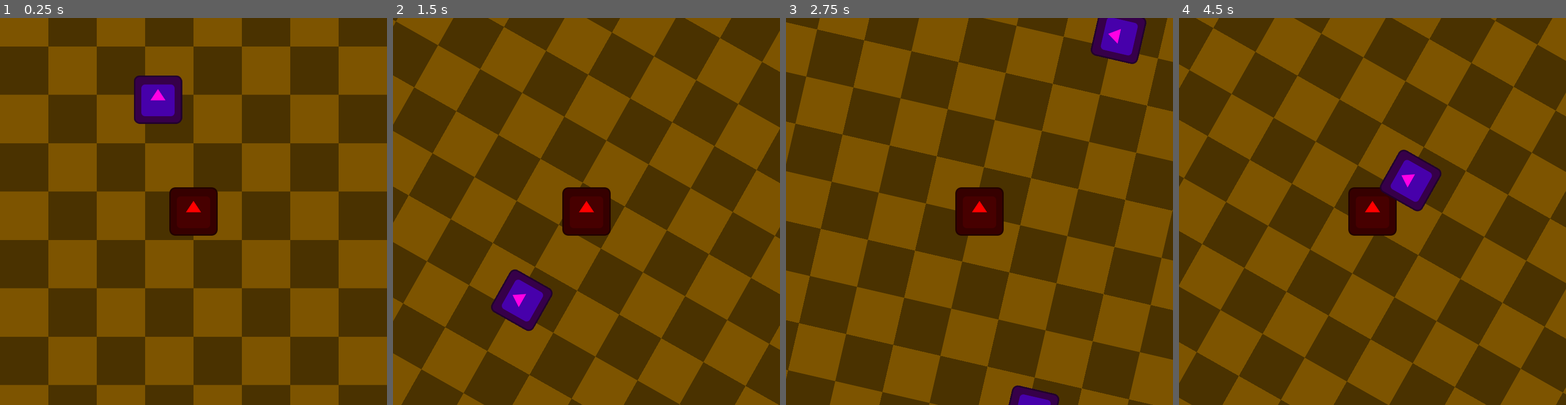
Above: before the commit, frames 1-4 (left to right).
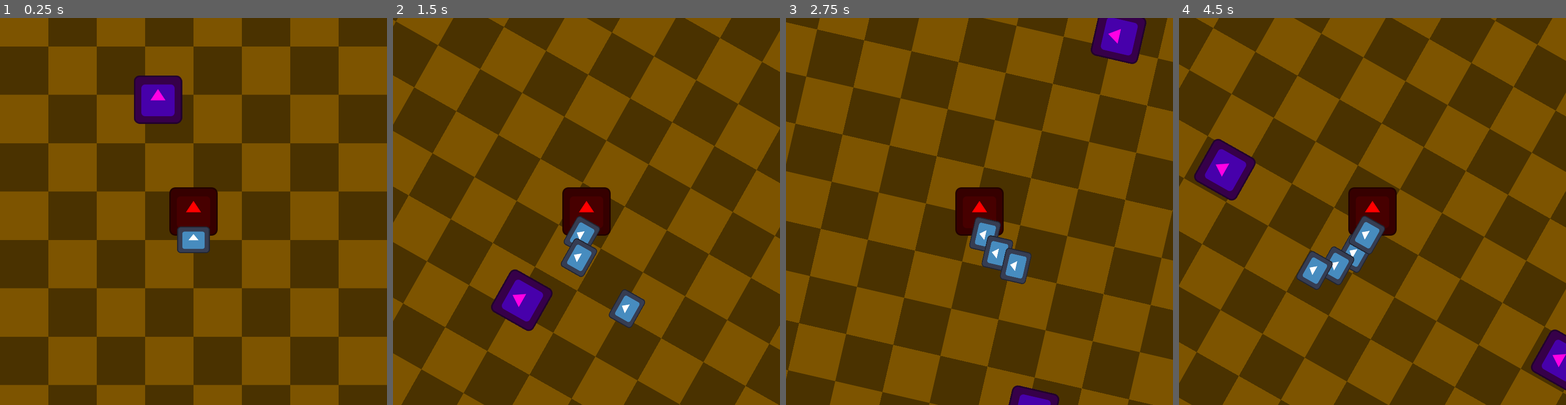
Above: after the commit, the same moments.

Repository: jaymehta-g/snake-game
Game: Godot game, scene res://game/main.tscn
The game is run twice, just before and just after one commit, with the same random seed, the same clock (stepped at 60 frames per second) and the same inputs. The engine's default icon, where the game draws it, is replaced by a stand-in: a white triangle on a blue panel in a dark square.
Inputs:
- Up to frame 1 (0.25 s): no input
- Up to frame 2 (1.5 s): hold Right (ui_right) 0.53-1.28 s; hold Left (ui_left) from 1.28 s (still down)
- Up to frame 3 (2.75 s): release Left (ui_left) at 2.03 s; hold Right (ui_right) from 2.03 s (still down)
- Up to frame 4 (4.5 s): release Right (ui_right) at 3.53 s; hold Left (ui_left) from 3.53 s (still down)

The runs differ from the first frame. In frame 1, 0.6% of the frame differs, in the area x 45-55%, y 53-61%; in frame 2, 1.6%; in frame 3, 1.5%; in frame 4, 5.9%, in the area x 3-100%, y 31-97%.
Error before the commit: Invalid assignment of property or key 'steps_behind' with value of type 'int' on a base object of type 'Node2D'. (res://entity/player/player.gd:32)

Commit message:
fruit picking, fail detection, all working now

Diff:
--- a/entity/player/ball.tscn
+++ b/entity/player/ball.tscn
@@ -5,11 +5,9 @@
 [sub_resource type="CircleShape2D" id="CircleShape2D_6u30c"]
 radius = 48.0937
 
-[node name="Ball" type="CharacterBody2D"]
+[node name="Ball" type="CollisionShape2D"]
+shape = SubResource("CircleShape2D_6u30c")
 
 [node name="Sprite2D" type="Sprite2D" parent="."]
 scale = Vector2(0.671875, 0.546875)
 texture = ExtResource("1_p2wcq")
-
-[node name="CollisionShape2D" type="CollisionShape2D" parent="."]
-shape = SubResource("CircleShape2D_6u30c")
--- a/entity/player/player.gd
+++ b/entity/player/player.gd
@@ -14,10 +14,13 @@
 
 var angle := 0.0 # radians
 
+var score := 0
+
 @onready var history_timer: Timer = $HistoryTimer
 @onready var sprite: Sprite2D = $Sprite2D
 @onready var snake: Node2D = $Snake
 @onready var camera: Camera2D = $Camera2D
+@onready var hurtbox: Area2D = $Hurtbox
 
 func _ready() -> void:
 	for i in range(HISTORY_LEN):
@@ -26,6 +29,8 @@
 	history_timer.wait_time = history_delay
 
 	SignalBus.fruit.connect(_on_fruit)
+
+	hurtbox.body_entered.connect(_on_hurtbox)
 
 	for i in range(3):
 		var n := snake_scn.instantiate()
@@ -65,10 +70,20 @@
 	history[history_idx] = position
 
 func _on_fruit() -> void:
+	score += 1
+	print_debug("score: %d" % score)
 	for i in range(3):
 		for n: SnakePart in snake.get_children():
 			n.steps_behind += 1
 		var n := snake_scn.instantiate()
 		n.steps_behind = 1
-		snake.add_child(n)
+		snake.add_child.call_deferred(n)
 		await get_tree().create_timer(0.3).timeout
+
+func _on_hurtbox(n: Node2D) -> void:
+	if not n is SnakePart:
+		return
+	var part: SnakePart = n
+	if part.steps_behind < 5:
+		return
+	print_debug("fail")
--- a/entity/player/player.tscn
+++ b/entity/player/player.tscn
@@ -1,23 +1,27 @@
-[gd_scene load_steps=5 format=3 uid="uid://bu3qhc622ljm2"]
+[gd_scene load_steps=6 format=3 uid="uid://bu3qhc622ljm2"]
 
 [ext_resource type="Script" path="res://entity/player/player.gd" id="1_oranl"]
 [ext_resource type="PackedScene" uid="uid://ctsg1it2ik60a" path="res://entity/player/snake-part.tscn" id="2_pn16k"]
 [ext_resource type="Texture2D" uid="uid://bk2w8pagry5wv" path="res://icon.svg" id="3_a7lhs"]
 
 [sub_resource type="CircleShape2D" id="CircleShape2D_re1h1"]
-radius = 47.676
+radius = 64.0
+
+[sub_resource type="CircleShape2D" id="CircleShape2D_b1wyy"]
+radius = 45.0
 
 [node name="Player" type="CharacterBody2D"]
 collision_layer = 3
 script = ExtResource("1_oranl")
 snake_scn = ExtResource("2_pn16k")
 
-[node name="CollisionShape2D" type="CollisionShape2D" parent="."]
-shape = SubResource("CircleShape2D_re1h1")
-
 [node name="Sprite2D" type="Sprite2D" parent="."]
 modulate = Color(1, 0, 0, 1)
 texture = ExtResource("3_a7lhs")
+
+[node name="CollisionShape2D" type="CollisionShape2D" parent="."]
+shape = SubResource("CircleShape2D_re1h1")
+debug_color = Color(0, 0.595, 0.7, 0.176471)
 
 [node name="Snake" type="Node2D" parent="."]
 
@@ -26,3 +30,10 @@
 
 [node name="Camera2D" type="Camera2D" parent="."]
 ignore_rotation = false
+
+[node name="Hurtbox" type="Area2D" parent="."]
+collision_layer = 0
+
+[node name="CollisionShape2D" type="CollisionShape2D" parent="Hurtbox"]
+shape = SubResource("CircleShape2D_b1wyy")
+debug_color = Color(0.7, 0, 0.0246448, 0.42)
--- a/entity/player/snake-part.tscn
+++ b/entity/player/snake-part.tscn
@@ -3,7 +3,7 @@
 [ext_resource type="PackedScene" uid="uid://bmhy6m2t4707j" path="res://entity/player/ball.tscn" id="1_ag3t2"]
 [ext_resource type="Script" path="res://entity/player/snake-part.gd" id="1_ht8g7"]
 
-[node name="SnakePart" type="Node2D"]
+[node name="SnakePart" type="CharacterBody2D"]
 script = ExtResource("1_ht8g7")
 
 [node name="Ball" parent="." instance=ExtResource("1_ag3t2")]
--- a/project.godot
+++ b/project.godot
@@ -12,7 +12,7 @@
 
 config/name="snake-game"
 run/main_scene="res://game/main.tscn"
-config/features=PackedStringArray("4.2", "GL Compatibility")
+config/features=PackedStringArray("4.3", "GL Compatibility")
 config/icon="res://icon.svg"
 
 [autoload]
